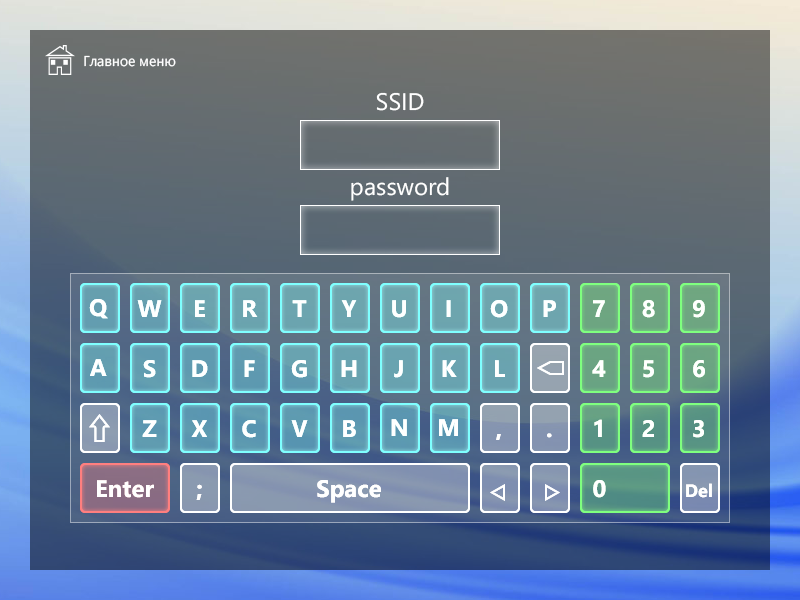
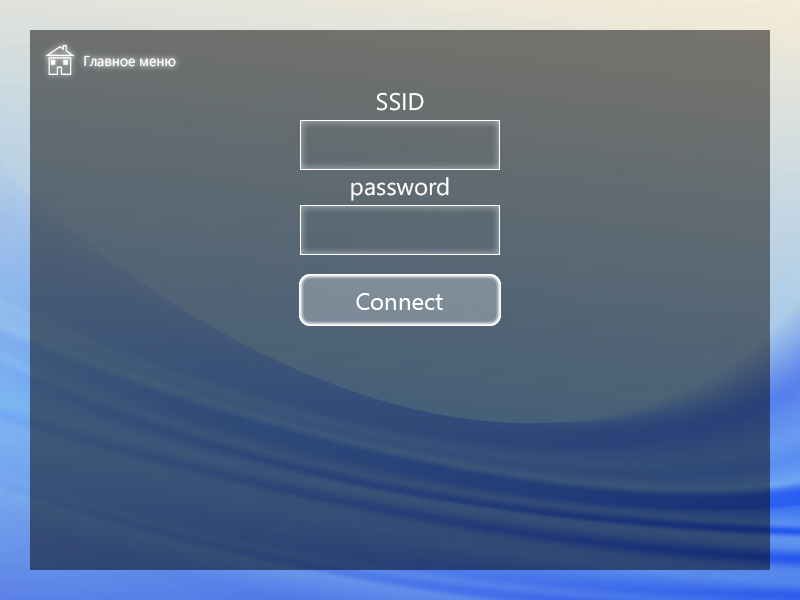
Layer changes from the first (800, 600) image to the second:
added layer "Connect" in group "Labels RU" over [356,293,443,310]
hid group "Keyboard" (202 layers) over [89,273,712,503]
